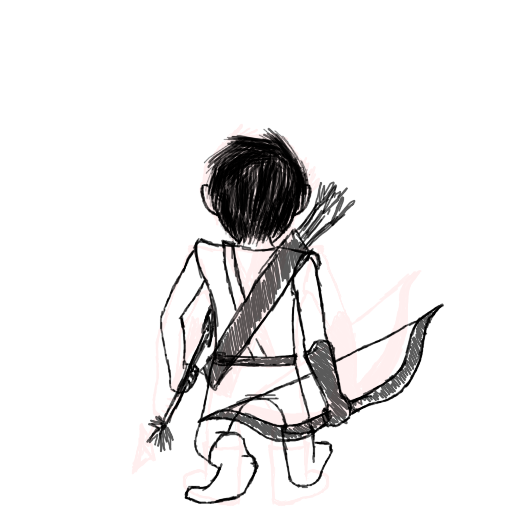
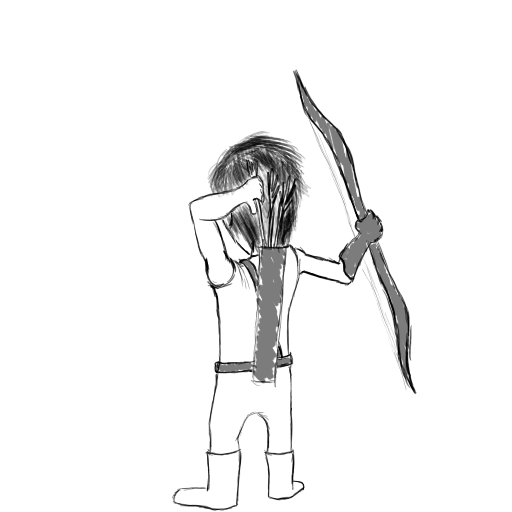
Layer changes from the first (512, 512) image to the second:
painted on "Layer 9" over left=131, top=69, right=444, bottom=511
